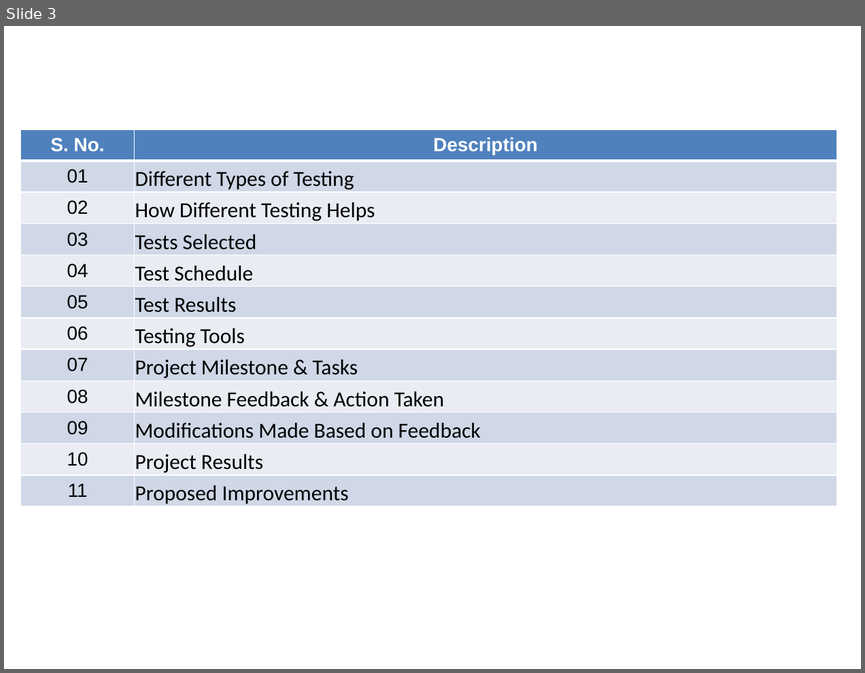
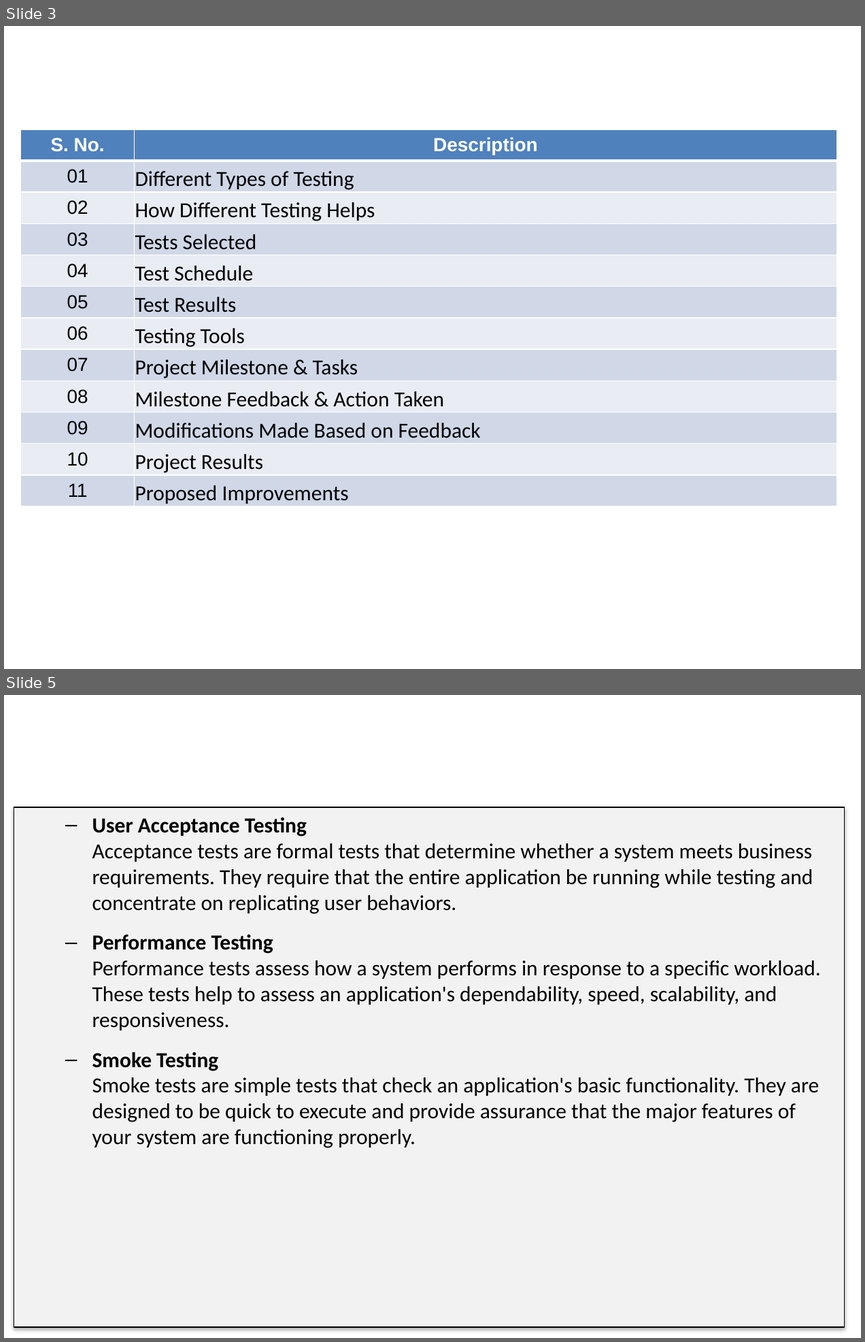
Before and after one commit to wildanlh/LithanEduClaas, a slide deck: Module-05 Application Implementation/Project/BDSE04-AIM-0322_WildanLuqmanulHakim_ProjectPresentation.pptx. Shown one above the other, each under a label of ours: slide 3 before the commit, slides 3 and 5 after it; the slides between them are not shown. The pictures are 865x673 and 865x1342 pixels, drawn with LibreOffice and Linux fonts; fonts in the diff are those of the drawing; background and template pictures are left out. Boxes give left, top, right and bottom in pixels: in the first picture for what was removed or moved away, otherwise in the second. Text is boxed around its words. In the diff, an @@ line names an element or a change of style, - is before the commit and + after.

```diff
--- a/Module-05 Application Implementation/Project/BDSE04-AIM-0322_WildanLuqmanulHakim_ProjectPresentation.pptx
+++ b/Module-05 Application Implementation/Project/BDSE04-AIM-0322_WildanLuqmanulHakim_ProjectPresentation.pptx
@@ slide 5 added at (4, 695, 861, 1338), background #FFFFFF @@
@@ rectangle added at (14, 807, 844, 1327), fill #F2F2F2, outline #000000 0.75 pt, 18 pt, text #000000 @@
+  ‒ User Acceptance Testing
+    Acceptance tests are formal tests that determine whether a system meets business requirements. They require that the entire application be running while testing and concentrate on replicating user behaviors.
+  ‒ Performance Testing
+    Performance tests assess how a system performs in response to a specific workload. These tests help to assess an application's dependability, speed, scalability, and responsiveness.
+  ‒ Smoke Testing
+    Smoke tests are simple tests that check an application's basic functionality. They are designed to be quick to execute and provide assurance that the major features of your system are functioning properly.
@@ text added at (245, 817, 307, 836), 28 pt, text #FFFFFF @@
+1. Different Types of Testing
```
Also in this commit, not shown: 3 slides changed, 1 other file.
